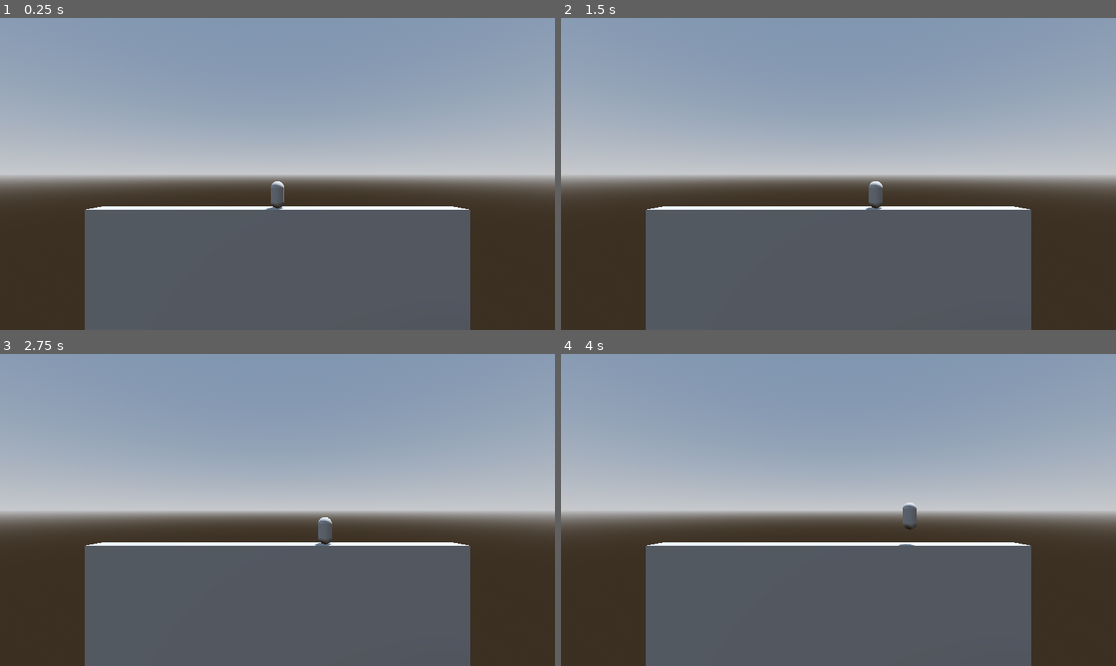
Above: before the commit, frames 1-4 (two rows, left to right).
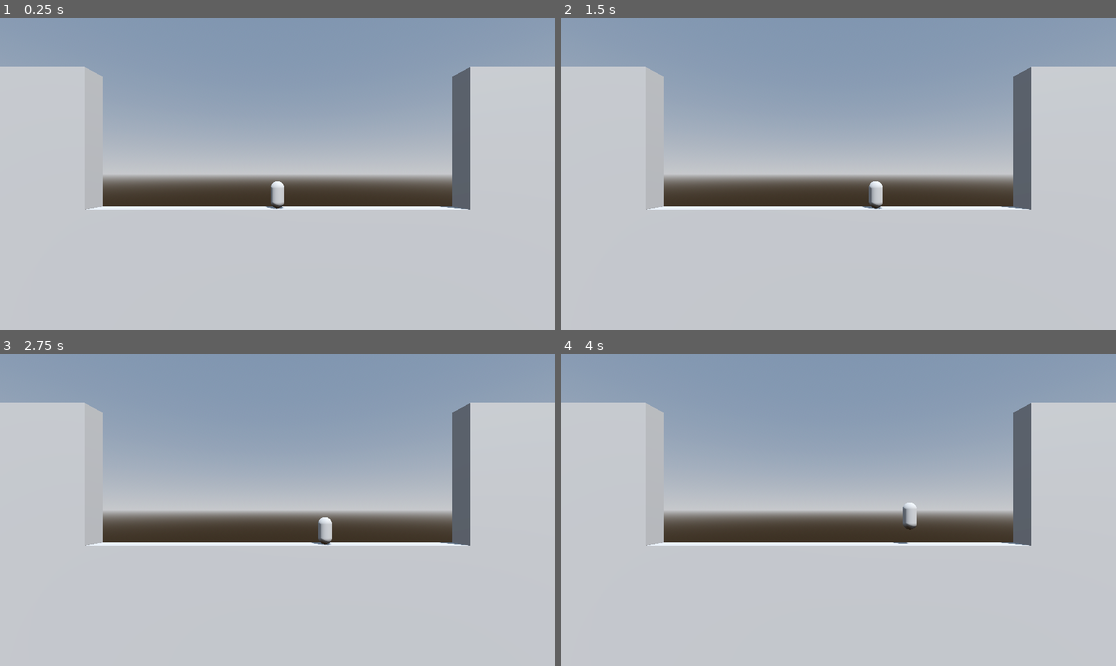
Above: after the commit, the same moments.

Repository: Nah700/TorchesFall
Game: Godot game, scene res://node_3d.tscn
Two runs of this game, one before a commit and one after it. Both use one fixed random seed, a clock stepped at 60 frames per second and the inputs below.
Inputs:
- Up to frame 1 (0.25 s): no input
- Up to frame 2 (1.5 s): tap Enter at 0.5 s; hold D (move_right) 0.53-1.28 s; tap Space (jump) at 0.77 s; hold A (move_left) from 1.28 s (still down)
- Up to frame 3 (2.75 s): tap Space (jump) at 1.52 s; release A (move_left) at 2.03 s; hold D (move_right) from 2.03 s (still down)
- Up to frame 4 (4 s): tap Space (jump) at 3.02, 3.77 s; release D (move_right) at 3.53 s; hold A (move_left) from 3.53 s (still down)

The runs differ from the first frame. In frame 1, 51% of the frame differs, in the area x 0-100%, y 15-100%; in frame 2, 51%; in frame 3, 51%; in frame 4, 51%.

Commit message:
[ADD]Invisible wall and fbx plugin

Diff:
--- a/node_3d.tscn
+++ b/node_3d.tscn
@@ -15,6 +15,8 @@
 tonemap_mode = 2
 glow_enabled = true
 
+[sub_resource type="GDScript" id="GDScript_3dek3"]
+
 [sub_resource type="BoxMesh" id="BoxMesh_gw5xh"]
 size = Vector3(27, 20, 1.5)
 
@@ -26,13 +28,13 @@
 [sub_resource type="ConvexPolygonShape3D" id="ConvexPolygonShape3D_q2s62"]
 points = PackedVector3Array(-0.125207, -0.532801, -0.480507, 0.0227831, 0.47607, 0.498884, 0.169713, 0.559144, 0.464172 …(924 unchanged characters)…
 
-[node name="Node3D" type="Node3D"]
+[node name="World" type="Node3D"]
 
 [node name="WorldEnvironment" type="WorldEnvironment" parent="."]
 environment = SubResource("Environment_kva8c")
 
 [node name="DirectionalLight3D" type="DirectionalLight3D" parent="."]
-transform = Transform3D(-0.866025, -0.433013, 0.25, 0, 0.5, 0.866025, -0.5, 0.75, -0.433013, 0, 0, 0)
+transform = Transform3D(0.784776, -0.536744, 0.309889, 0, 0.5, 0.866025, -0.619779, -0.679636, 0.392388, 0.920797, 3.23511, -1.01197)
 shadow_enabled = true
 
 [node name="MainCamera" type="Camera3D" parent="."]
@@ -42,13 +44,42 @@
 transform = Transform3D(1, 0, 0, 0, -4.37114e-08, 1, 0, -1, -4.37114e-08, 0, 4.688, -3)
 
 [node name="Floor" type="StaticBody3D" parent="."]
+script = SubResource("GDScript_3dek3")
 
 [node name="Mesh" type="MeshInstance3D" parent="Floor"]
 transform = Transform3D(1, 0, 0, 0, 1, 0, 0, 0, 1, 0, -10.5, -2.972)
 mesh = SubResource("BoxMesh_gw5xh")
 skeleton = NodePath("../..")
 
-[node name="CollisionShape3D" type="CollisionShape3D" parent="Floor"]
+[node name="floorCollision" type="CollisionShape3D" parent="Floor"]
+transform = Transform3D(0.99998, 0, -0.00637041, 0, 1, 0, 0.00637041, 0, 0.99998, 0.0068293, -15.4962, -2.88821)
+shape = SubResource("BoxShape3D_ti6ue")
+
+[node name="Floor2" type="StaticBody3D" parent="."]
+transform = Transform3D(1, 0, 0, 0, 1, 0, 0, 0, 1, 27, 10, 0)
+script = SubResource("GDScript_3dek3")
+
+[node name="Mesh" type="MeshInstance3D" parent="Floor2"]
+transform = Transform3D(1, 0, 0, 0, 1, 0, 0, 0, 1, 0, -10.5, -2.972)
+transparency = 1.0
+mesh = SubResource("BoxMesh_gw5xh")
+skeleton = NodePath("../..")
+
+[node name="floorCollision" type="CollisionShape3D" parent="Floor2"]
+transform = Transform3D(0.99998, 0, -0.00637041, 0, 1, 0, 0.00637041, 0, 0.99998, 0.0068293, -15.4962, -2.88821)
+shape = SubResource("BoxShape3D_ti6ue")
+
+[node name="Floor3" type="StaticBody3D" parent="."]
+transform = Transform3D(1, 0, 0, 0, 1, 0, 0, 0, 1, -27, 10, 0)
+script = SubResource("GDScript_3dek3")
+
+[node name="Mesh" type="MeshInstance3D" parent="Floor3"]
+transform = Transform3D(1, 0, 0, 0, 1, 0, 0, 0, 1, 0, -10.5, -2.972)
+transparency = 1.0
+mesh = SubResource("BoxMesh_gw5xh")
+skeleton = NodePath("../..")
+
+[node name="floorCollision" type="CollisionShape3D" parent="Floor3"]
 transform = Transform3D(0.99998, 0, -0.00637041, 0, 1, 0, 0.00637041, 0, 0.99998, 0.0068293, -15.4962, -2.88821)
 shape = SubResource("BoxShape3D_ti6ue")
 
Not shown, added: Plugins/FBX2glTF-windows-x86_64/FBX2glTF-windows-x86_64/FBX2glTF-License.txt
Not shown: 1 places in node_3d.tscn that only renumber resources
Not shown, added: Plugins/FBX2glTF-windows-x86_64/FBX2glTF-windows-x86_64/FBX-SDK-License.rtf
Not shown, added: Plugins/FBX2glTF-windows-x86_64/FBX2glTF-windows-x86_64/FBX2glTF-windows-x86_64.exe
